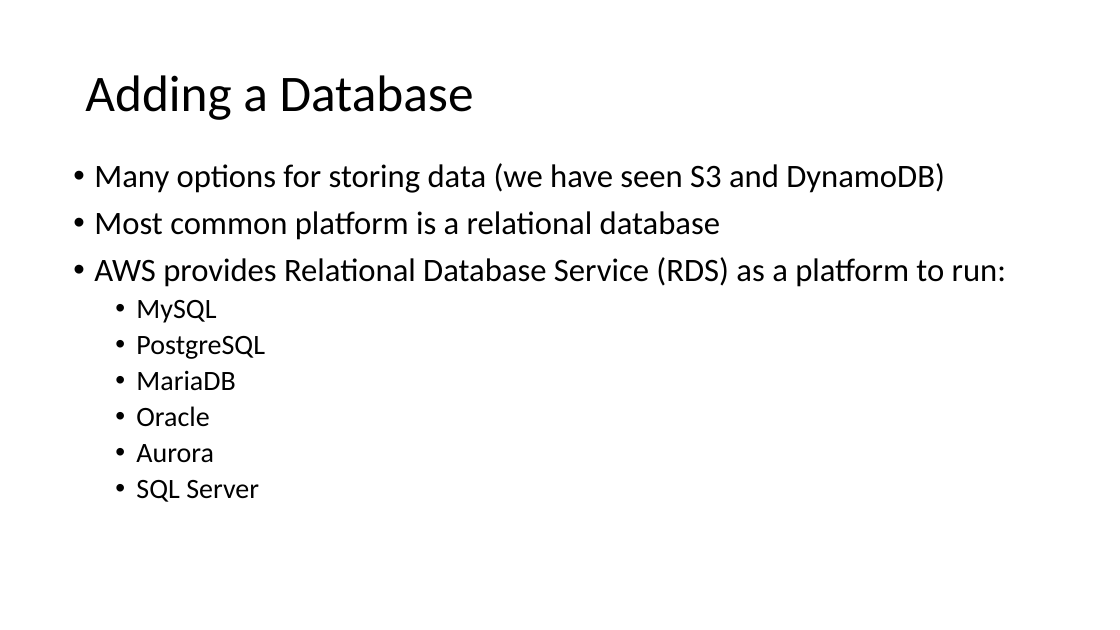
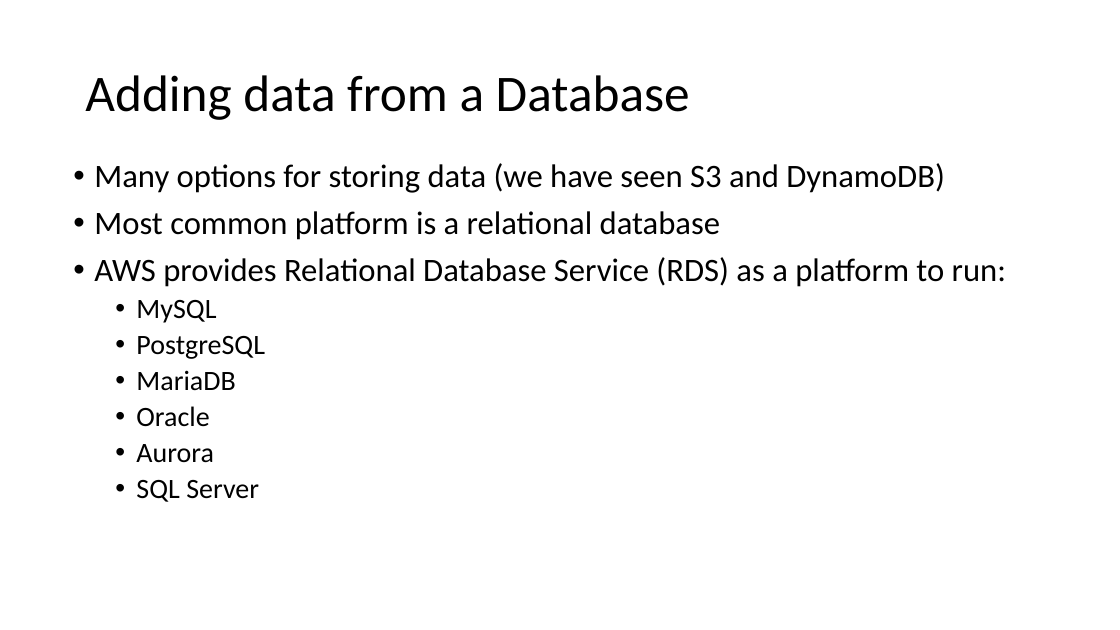
Before and after one commit to uwacsp/cits5503, a slide deck: slide 19 of Lectures/CITS5503WebArchitecture.pptx (slide 14 before the commit). Drawn at 1120x630 pixels with LibreOffice and Linux fonts; fonts in the diff are those of the drawing. Boxes give left, top, right and bottom in pixels: in the first picture for what was removed or moved away, otherwise in the second. Text is boxed around its words. In the diff, an @@ line names an element or a change of style, - is before the commit and + after.

```diff
--- a/Lectures/CITS5503WebArchitecture.pptx
+++ b/Lectures/CITS5503WebArchitecture.pptx
@@ title at bbox=[85, 75, 690, 120]: text changed @@
-Adding a Database
+Adding data from a Database
```
Also in this commit, not shown: 7 other slides changed, 14 slides added, 5 slides removed, 1 other file.
